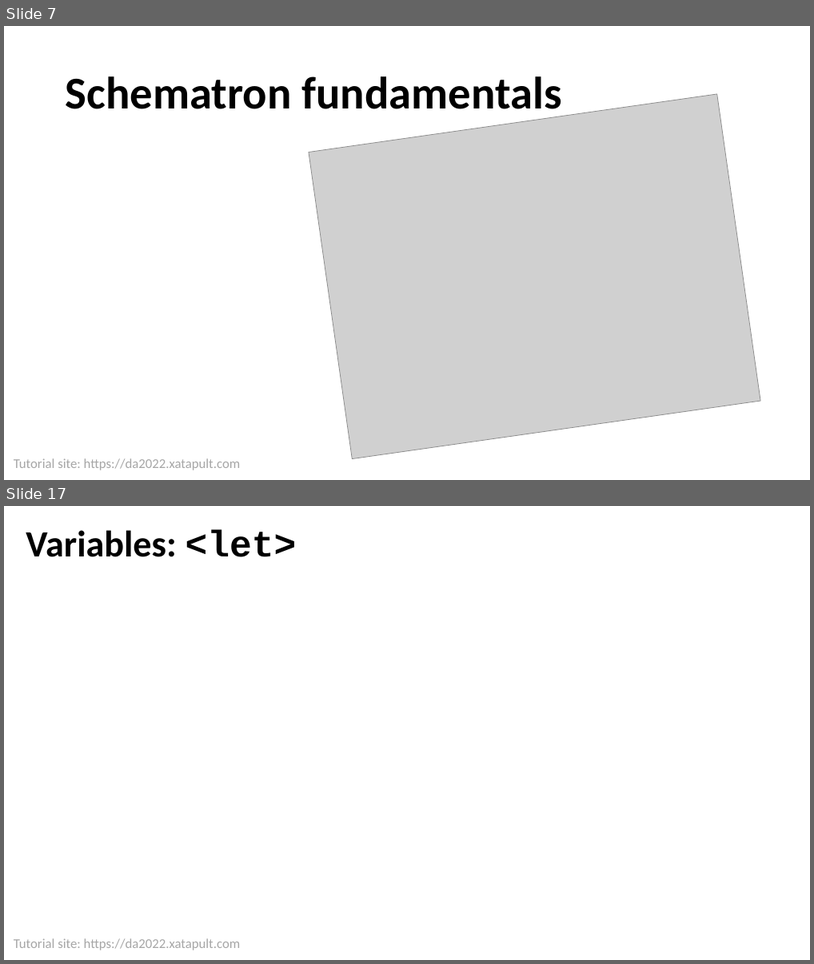
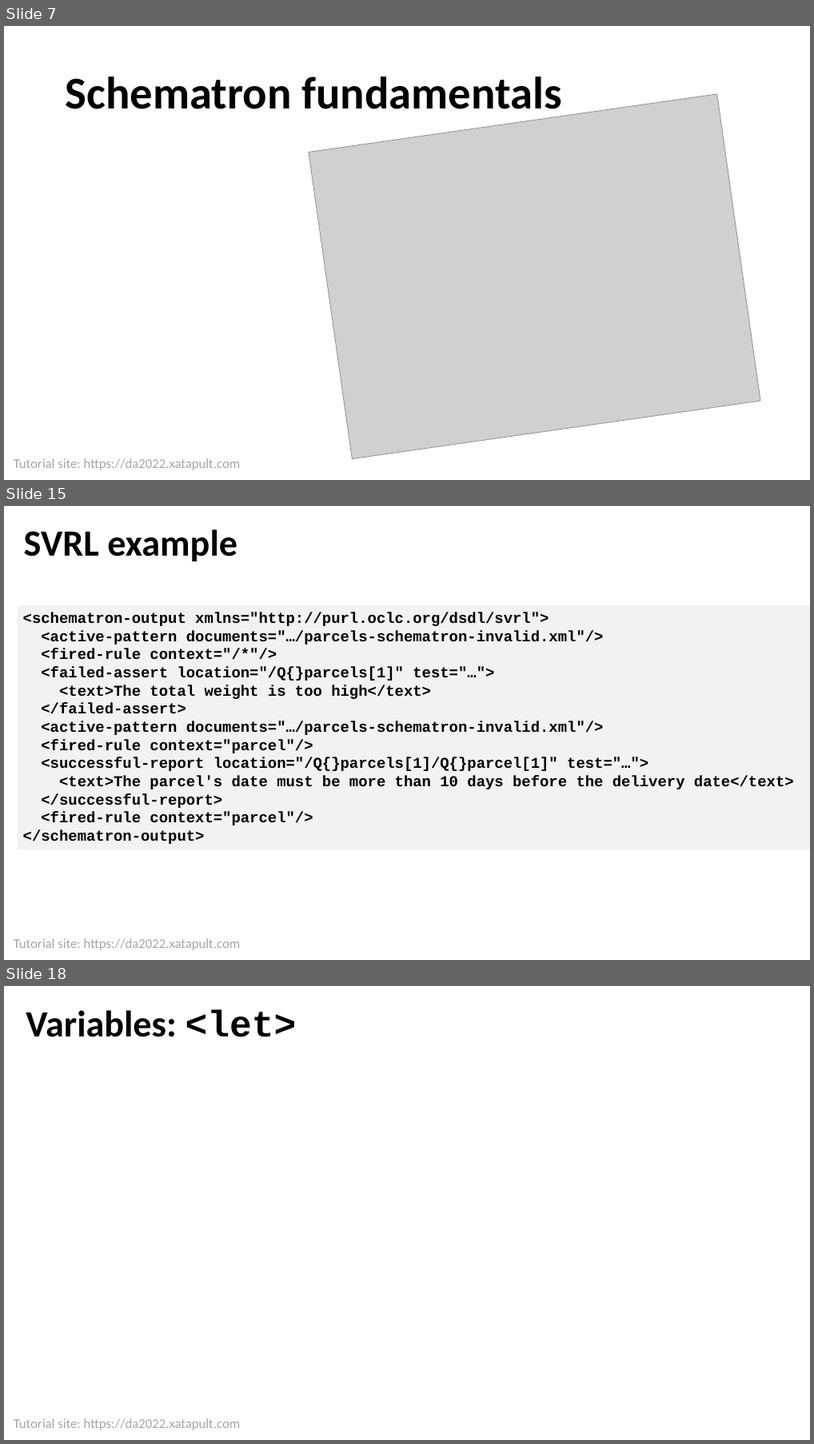
Before and after one commit to xatapult/da-2022-schematron, a slide deck: presentation/Schematron Tutorial DA 2022.pptx. Shown one above the other, each under a label of ours: slides 7 and 17 before the commit, slides 7, 15 and 18 after it; the slides between them are not shown. The pictures are 814x964 and 814x1444 pixels, drawn with LibreOffice and Linux fonts; fonts in the diff are those of the drawing; grey boxes stand for pictures; background and template pictures are left out. Boxes give left, top, right and bottom in pixels: in the first picture for what was removed or moved away, otherwise in the second. Text is boxed around its words. In the diff, an @@ line names an element or a change of style, - is before the commit and + after.

```diff
--- a/presentation/Schematron Tutorial DA 2022.pptx
+++ b/presentation/Schematron Tutorial DA 2022.pptx
@@ slide 15 added at (4,506,810,960), background #FFFFFF; not listed: 1 template element that a slide beside it also shows @@
@@ title added at (24,529,238,562), 44 pt, text #000000, bold @@
+SVRL example
@@ rectangle added at (18,605,810,850), fill #F2F2F2, 18 pt, text #000000, bold @@
+<schematron-output xmlns="http://purl.oclc.org/dsdl/svrl">
+<active-pattern documents="…/parcels-schematron-invalid.xml"/>
+<fired-rule context="/*"/>
+<failed-assert location="/Q{}parcels[1]" test="…">
+<text>The total weight is too high</text>
+</failed-assert>
+<active-pattern documents="…/parcels-schematron-invalid.xml"/>
+<fired-rule context="parcel"/>
+<successful-report location="/Q{}parcels[1]/Q{}parcel[1]" test="…">
+<text>The parcel's date must be more than 10 days before the delivery date</text>
+</successful-report>
+<fired-rule context="parcel"/>
+</schematron-output>
@@ what was slide 17 is now slide 18 @@
```
Also in this commit, not shown: 7 slides changed, 2 other slides added, 2 slides removed, 20 other files.
